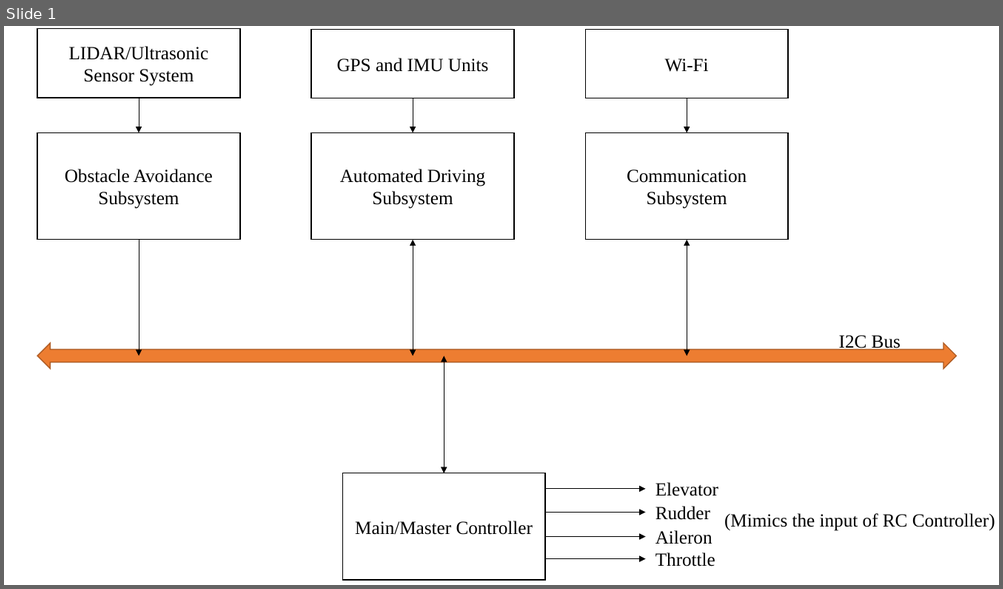
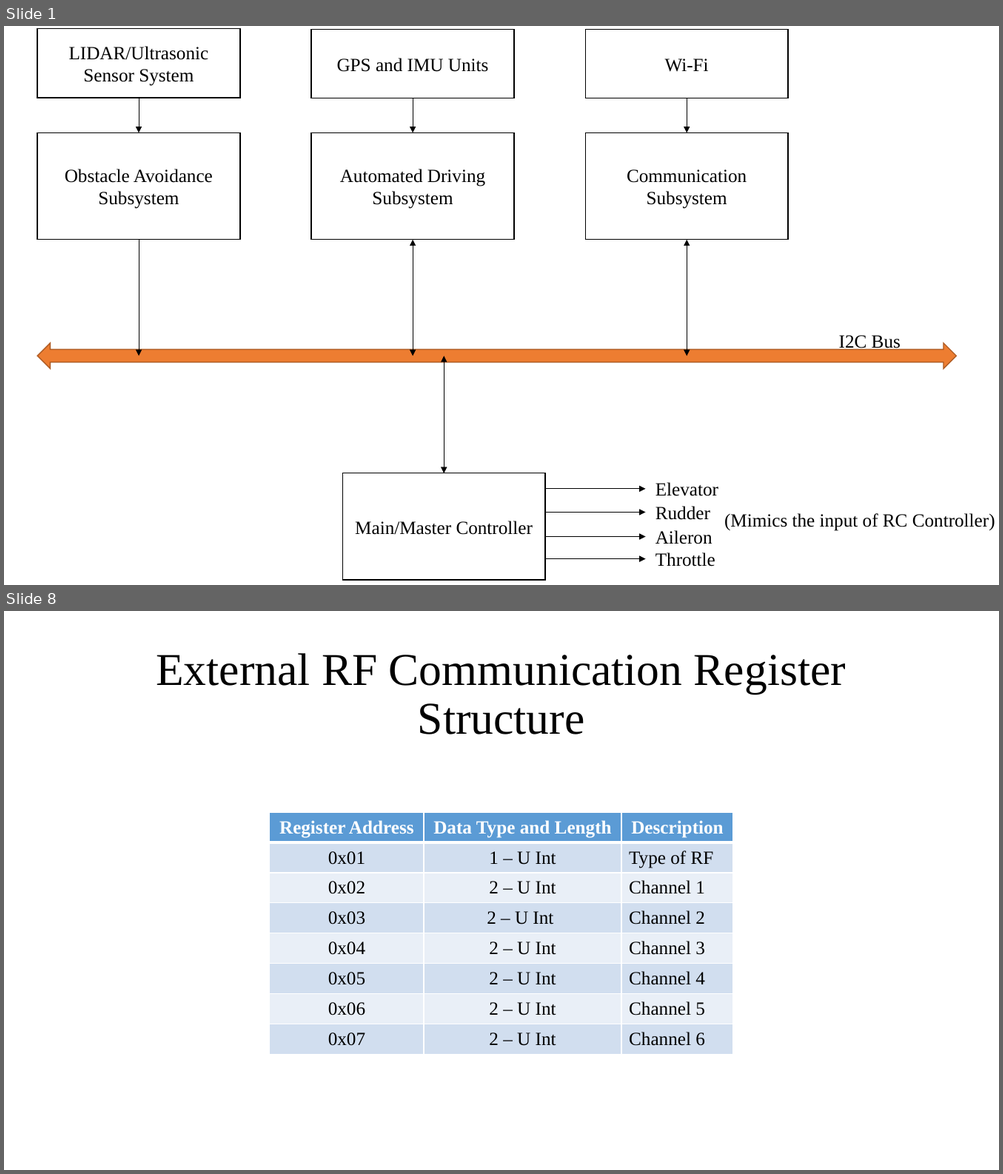
Before and after one commit to jeevaraam/AutoDrone, a slide deck: Documentation/Blocks.pptx. Shown one above the other, each under a label of ours: slide 1 before the commit, slides 1 and 8 after it; the slides between them are not shown. The pictures are 1003x589 and 1003x1174 pixels, drawn with LibreOffice and Linux fonts; fonts in the diff are those of the drawing. Boxes give left, top, right and bottom in pixels: in the first picture for what was removed or moved away, otherwise in the second. Text is boxed around its words. In the diff, an @@ line names an element or a change of style, - is before the commit and + after.

Commit message:
Subsystem Implementation Blocks and Register Structure

```diff
--- a/Documentation/Blocks.pptx
+++ b/Documentation/Blocks.pptx
@@ slide 8 added at (x1=4, y1=611, x2=999, y2=1170), background #FFFFFF @@
@@ title added at (x1=156, y1=653, x2=845, y2=735), 44 pt, text #000000 @@
+External RF Communication Register Structure
@@ table added at (x1=270, y1=812, x2=734, y2=1054), 8 rows, 3 columns @@
+Register Address | Data Type and Length | Description
+0x01 | 1 – U Int | Type of RF
+0x02 | 2 – U Int | Channel 1
+0x03 | 2 – U Int | Channel 2
+0x04 | 2 – U Int | Channel 3
+0x05 | 2 – U Int | Channel 4
+0x06 | 2 – U Int | Channel 5
+0x07 | 2 – U Int | Channel 6
```
Also in this commit, not shown: 6 other slides added, 1 other file.
